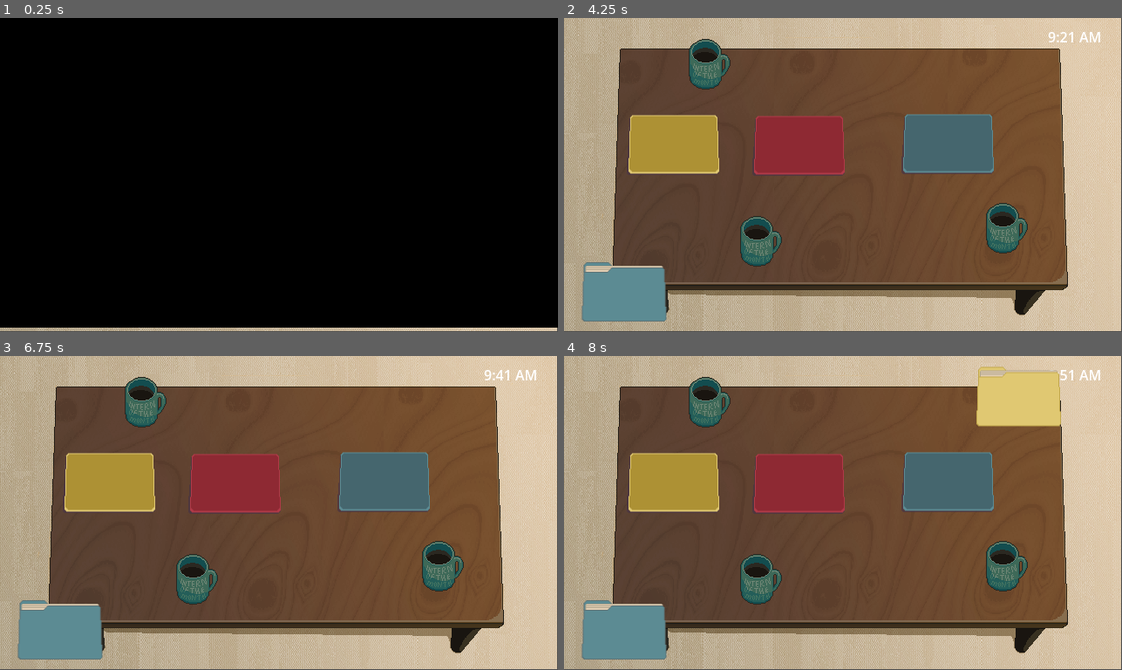
Above: before the commit, frames 1-4 (two rows, left to right).
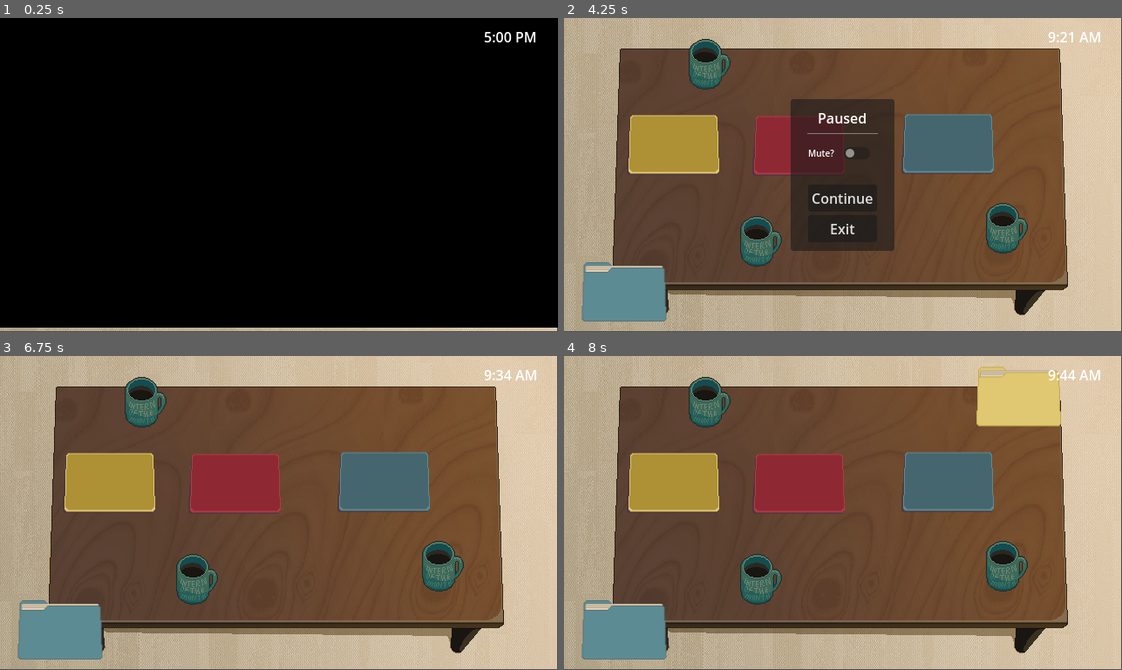
Above: after the commit, the same moments.

Repository: milk9111/godot-wild-jam-79
Game: Godot game, scene res://game.tscn
The game is run twice, just before and just after one commit, with the same random seed, the same clock (stepped at 60 frames per second) and the same inputs.
Inputs (mouse positions are in pixels of both pictures, inside the frame that each line leads up to):
- Up to frame 1 (0.25 s): no input
- Up to frame 2 (4.25 s): tap Enter at 0.5 s; move the mouse to (965, 159) at 0.52 s; move the mouse to (731, 190) at 1.27 s; tap Space (debug_nudged_obstacle) at 2 s; move the mouse to (898, 105) at 2.02 s; move the mouse to (815, 237) at 2.77 s; move the mouse to (1010, 222) at 3.52 s; tap Escape (pause, bound only after the commit) at 4.15 s
- Up to frame 3 (6.75 s): click (290, 491) at 4.27 s; click (279, 534) at 5 s, where only the run after the commit has a clickable "Continue"; move the mouse to (111, 465) at 5.77 s; move the mouse to (306, 513) at 6.52 s
- Up to frame 4 (8 s): move the mouse to (759, 434) at 7.27 s

The runs differ from the first frame. In frame 1, 0.2% of the frame differs, in the area x 86-96%, y 4-8%; in frame 2, 9.0%, in the area x 40-60%, y 25-75%; in frame 3, less than 0.1%; in frame 4, less than 0.1%.

Commit message:
Added pause menu

Diff:
--- a/game.gd
+++ b/game.gd
@@ -5,6 +5,7 @@
 @onready var day_transition = $DayTransition
 @onready var score_manager = $ScoreManager
 @onready var performance_review = $PerformanceReview
+@onready var pause_menu = $PauseMenu
 
 var _reached_end_of_internship
 
@@ -14,6 +15,10 @@
 
 
 func _process(_delta):
+	if Input.is_action_just_pressed("pause"):
+		get_tree().paused = not get_tree().paused
+		pause_menu.show_menu()
+
 	if not Global.debug:
 		return
 
@@ -66,6 +71,27 @@
 
 func _on_performance_review_accepted_review():
 	if _reached_end_of_internship:
-		get_tree().change_scene_to_file("res://credits.tscn")
+		_go_to_credits()
 	else:
 		_load_next_day()
+
+
+func _on_pause_menu_muted():
+	AudioServer.set_bus_mute(0, true)
+
+
+func _on_pause_menu_unmuted():
+	AudioServer.set_bus_mute(0, false)
+
+
+func _on_pause_menu_exited():
+	# TODO - change to go to start menu
+	_go_to_credits()
+
+
+func _go_to_credits():
+	get_tree().change_scene_to_file("res://credits.tscn")
+
+
+func _on_pause_menu_continued():
+	get_tree().paused = false
--- a/game.tscn
+++ b/game.tscn
@@ -9,15 +9,11 @@
 [ext_resource type="PackedScene" uid="uid://dbbi0x8rvdvdc" path="res://global.tscn" id="5_7jktm"]
 [ext_resource type="PackedScene" uid="uid://dk2prnnpuoi8c" path="res://mouse_tester_2.tscn" id="5_j5wjh"]
 [ext_resource type="PackedScene" uid="uid://cqx5ghissvd6t" path="res://performance_review.tscn" id="9_vef74"]
+[ext_resource type="PackedScene" uid="uid://dxrcdqq301kji" path="res://pause_menu.tscn" id="10_hve3p"]
 
 [node name="Game" type="Node"]
 process_mode = 3
 script = ExtResource("1_e2o6t")
-
-[node name="DayManager" parent="." instance=ExtResource("1_80nbo")]
-process_mode = 1
-position = Vector2(556, 13)
-days = Array[PackedScene]([ExtResource("3_vef74"), ExtResource("5_j5wjh"), ExtResource("4_eow3j")])
 
 [node name="DayHolder" type="Node" parent="."]
 
@@ -28,9 +24,20 @@
 [node name="Global" parent="." instance=ExtResource("5_7jktm")]
 debug = true
 
+[node name="DayManager" parent="." instance=ExtResource("1_80nbo")]
+process_mode = 1
+position = Vector2(556, 13)
+days = Array[PackedScene]([ExtResource("3_vef74"), ExtResource("5_j5wjh"), ExtResource("4_eow3j")])
+
 [node name="PerformanceReview" parent="." instance=ExtResource("9_vef74")]
 
+[node name="PauseMenu" parent="." instance=ExtResource("10_hve3p")]
+
+[connection signal="animation_finished" from="DayTransition" to="." method="_on_day_transition_animation_finished"]
 [connection signal="day_ended" from="DayManager" to="." method="_on_day_manager_day_ended"]
 [connection signal="internship_ended" from="DayManager" to="." method="_on_day_manager_internship_ended"]
-[connection signal="animation_finished" from="DayTransition" to="." method="_on_day_transition_animation_finished"]
 [connection signal="accepted_review" from="PerformanceReview" to="." method="_on_performance_review_accepted_review"]
+[connection signal="continued" from="PauseMenu" to="." method="_on_pause_menu_continued"]
+[connection signal="exited" from="PauseMenu" to="." method="_on_pause_menu_exited"]
+[connection signal="muted" from="PauseMenu" to="." method="_on_pause_menu_muted"]
+[connection signal="unmuted" from="PauseMenu" to="." method="_on_pause_menu_unmuted"]
--- /dev/null
+++ b/pause_menu.gd
@@ -0,0 +1,31 @@
+extends CanvasLayer
+
+signal muted
+signal unmuted
+signal continued
+signal exited
+
+
+func _ready():
+	visible = false
+
+
+func show_menu():
+	visible = not visible
+
+
+func _on_mute_check_button_toggled(toggled_on):
+	if toggled_on:
+		muted.emit()
+	else:
+		unmuted.emit()
+
+
+func _on_continue_button_pressed():
+	visible = false
+	continued.emit()
+
+
+func _on_exit_button_pressed():
+	visible = false
+	exited.emit()
--- /dev/null
+++ b/pause_menu.tscn
@@ -0,0 +1,64 @@
+[gd_scene load_steps=2 format=3 uid="uid://dxrcdqq301kji"]
+
+[ext_resource type="Script" uid="uid://bpi24h2igwc7s" path="res://pause_menu.gd" id="1_hdmo1"]
+
+[node name="PauseMenu" type="CanvasLayer"]
+process_mode = 3
+script = ExtResource("1_hdmo1")
+
+[node name="CenterContainer" type="CenterContainer" parent="."]
+anchors_preset = 15
+anchor_right = 1.0
+anchor_bottom = 1.0
+grow_horizontal = 2
+grow_vertical = 2
+
+[node name="Panel" type="PanelContainer" parent="CenterContainer"]
+layout_mode = 2
+
+[node name="MarginContainer" type="MarginContainer" parent="CenterContainer/Panel"]
+layout_mode = 2
+theme_override_constants/margin_left = 20
+theme_override_constants/margin_top = 10
+theme_override_constants/margin_right = 20
+theme_override_constants/margin_bottom = 10
+
+[node name="VBoxContainer" type="VBoxContainer" parent="CenterContainer/Panel/MarginContainer"]
+layout_mode = 2
+
+[node name="PauseMenuTitleLabel" type="Label" parent="CenterContainer/Panel/MarginContainer/VBoxContainer"]
+layout_mode = 2
+text = "Paused"
+horizontal_alignment = 1
+
+[node name="HSeparator" type="HSeparator" parent="CenterContainer/Panel/MarginContainer/VBoxContainer"]
+layout_mode = 2
+
+[node name="MarginContainer" type="MarginContainer" parent="CenterContainer/Panel/MarginContainer/VBoxContainer"]
+layout_mode = 2
+theme_override_constants/margin_top = 5
+theme_override_constants/margin_bottom = 20
+
+[node name="MuteOption" type="HBoxContainer" parent="CenterContainer/Panel/MarginContainer/VBoxContainer/MarginContainer"]
+layout_mode = 2
+alignment = 1
+
+[node name="Label" type="Label" parent="CenterContainer/Panel/MarginContainer/VBoxContainer/MarginContainer/MuteOption"]
+layout_mode = 2
+theme_override_font_sizes/font_size = 10
+text = "Mute?"
+
+[node name="MuteCheckButton" type="CheckButton" parent="CenterContainer/Panel/MarginContainer/VBoxContainer/MarginContainer/MuteOption"]
+layout_mode = 2
+
+[node name="ContinueButton" type="Button" parent="CenterContainer/Panel/MarginContainer/VBoxContainer"]
+layout_mode = 2
+text = "Continue"
+
+[node name="ExitButton" type="Button" parent="CenterContainer/Panel/MarginContainer/VBoxContainer"]
+layout_mode = 2
+text = "Exit"
+
+[connection signal="toggled" from="CenterContainer/Panel/MarginContainer/VBoxContainer/MarginContainer/MuteOption/MuteCheckButton" to="." method="_on_mute_check_button_toggled"]
+[connection signal="pressed" from="CenterContainer/Panel/MarginContainer/VBoxContainer/ContinueButton" to="." method="_on_continue_button_pressed"]
+[connection signal="pressed" from="CenterContainer/Panel/MarginContainer/VBoxContainer/ExitButton" to="." method="_on_exit_button_pressed"]
--- a/project.godot
+++ b/project.godot
@@ -68,6 +68,11 @@
 "events": [Object(InputEventKey,"resource_local_to_scene":false,"resource_name":"","device":-1,"window_id":0,"alt_press …(191 unchanged characters)…
 ]
 }
+pause={
+"deadzone": 0.2,
+"events": [Object(InputEventKey,"resource_local_to_scene":false,"resource_name":"","device":-1,"window_id":0,"alt_pressed":false,"shift_pressed":false,"ctrl_pressed":false,"meta_pressed":false,"pressed":false,"keycode":0,"physical_keycode":4194305,"key_label":0,"unicode":0,"location":0,"echo":false,"script":null)
+]
+}
 
 [layer_names]
 
Not shown: 1 places in game.tscn that only renumber resources
Not shown, added: pause_menu.gd.uid
